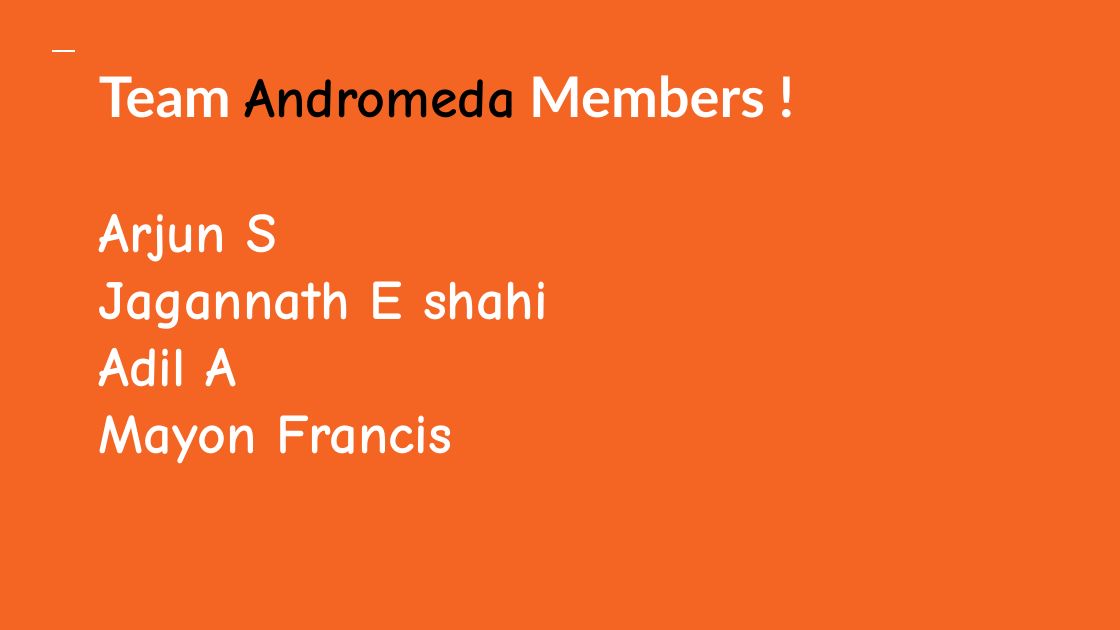
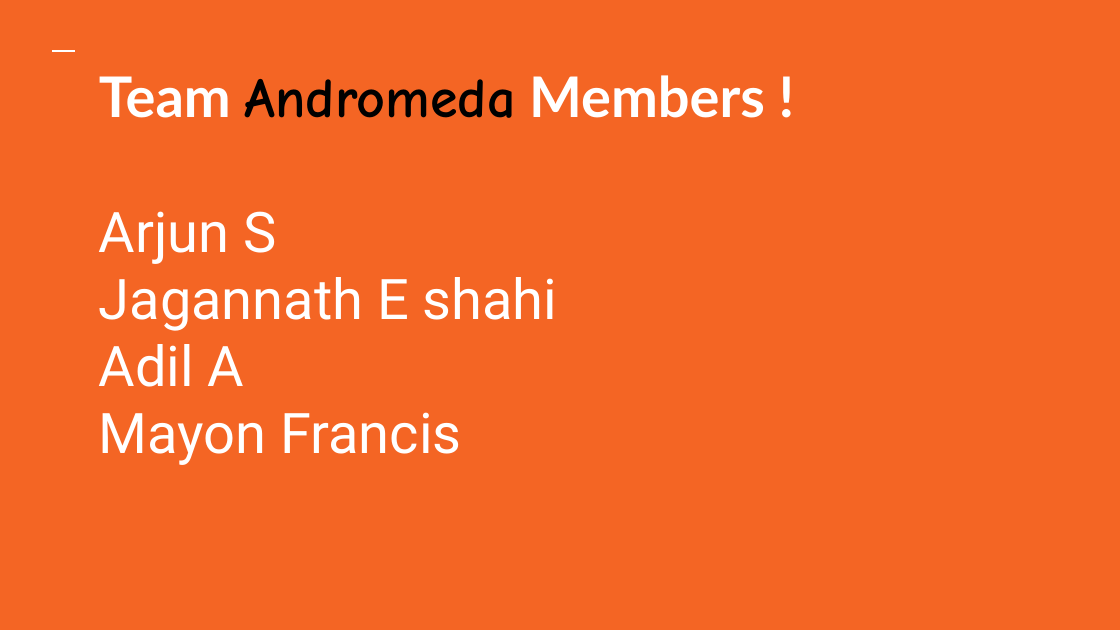
Before and after one commit to Mayon-Francis/Andromeda, a slide deck: slide 13 of OCTIS/Andromeda.pptx. Drawn at 1120x630 pixels with LibreOffice and Linux fonts; fonts in the diff are those of the drawing. Boxes give left, top, right and bottom in pixels: in the first picture for what was removed or moved away, otherwise in the second. Text is boxed around its words. In the diff, an @@ line names an element or a change of style, - is before the commit and + after.

```diff
--- a/OCTIS/Andromeda.pptx
+++ b/OCTIS/Andromeda.pptx
@@ text at box(99, 211, 558, 465): font Comic Neue to Roboto, bold off in "Arjun S", "Jagannath E shahi", "Adil A", "Mayon Francis" @@
```
Also in this commit, not shown: 2 other slides changed.
